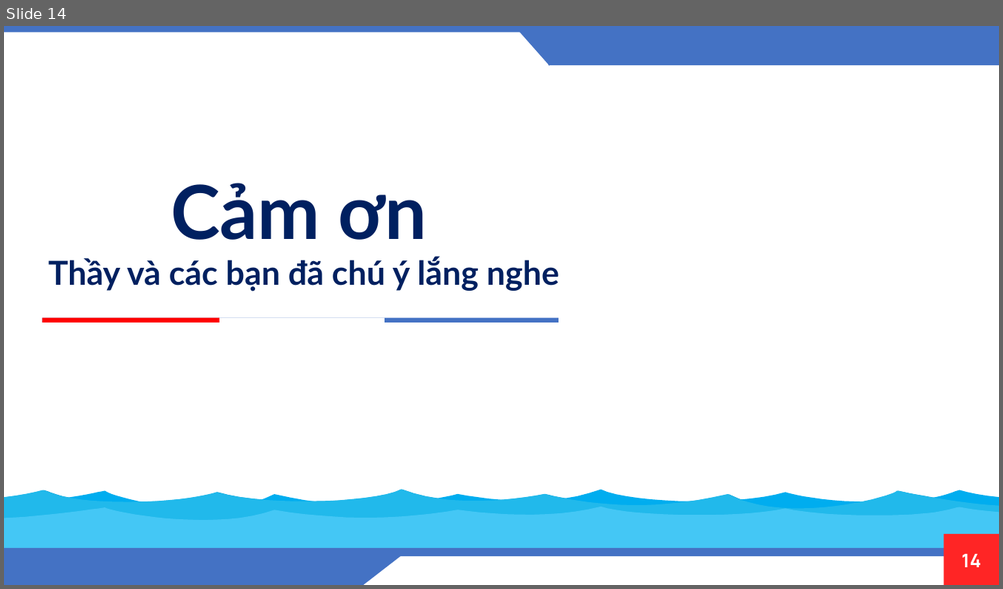
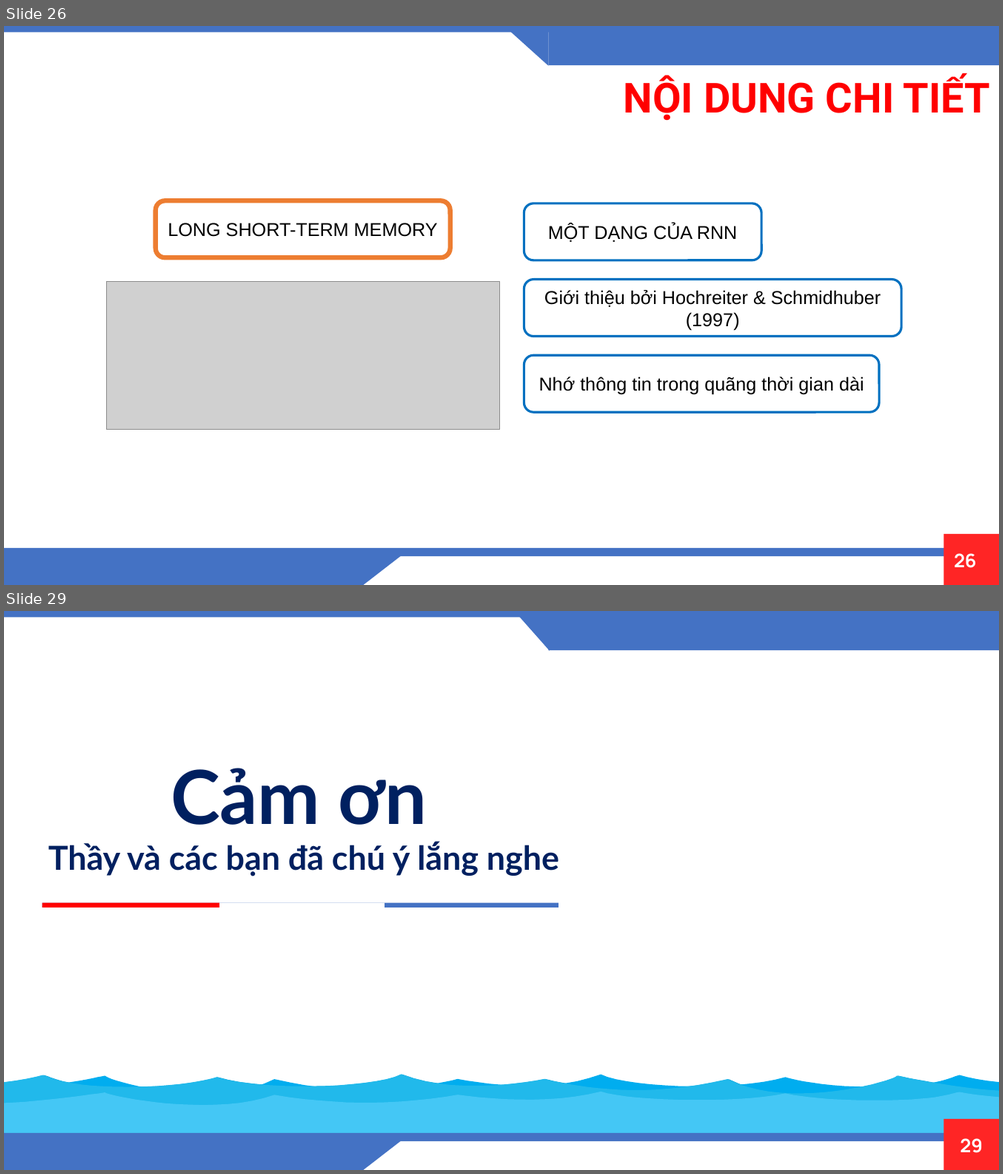
Before and after one commit to OrangeFoxie/DO-AN-TONG-HOP, a slide deck: PowerPoint/slide/DATH-01.pptx. Shown one above the other, each under a label of ours: slide 14 before the commit, slides 26 and 29 after it; the slides between them are not shown. The pictures are 1003x589 and 1003x1174 pixels, drawn with LibreOffice and Linux fonts; fonts in the diff are those of the drawing; grey boxes stand for pictures; background and template pictures are left out. Boxes give left, top, right and bottom in pixels: in the first picture for what was removed or moved away, otherwise in the second. Text is boxed around its words. In the diff, an @@ line names an element or a change of style, - is before the commit and + after.

```diff
--- a/PowerPoint/slide/DATH-01.pptx
+++ b/PowerPoint/slide/DATH-01.pptx
@@ slide 26 added at (4,26,999,585), background #FFFFFF; not listed: 6 template elements that a slide beside it also shows @@
@@ right triangle added at (509,30,549,66), fill #4472C4 @@
@@ text added at (623,75,990,121), 40 pt, text #FF0000, bold @@
+NỘI DUNG CHI TIẾT
@@ rounded rectangle added at (156,201,450,258), fill #FFFFFF, outline #ED7D31 4.5 pt, 18 pt, text #000000 @@
+LONG SHORT-TERM MEMORY
@@ rounded rectangle added at (524,204,761,261), fill #FFFFFF, outline #0070C0 2.25 pt, 18 pt, text #000000 @@
+MỘT DẠNG CỦA RNN
@@ picture added at (106,281,499,429) @@
@@ rounded rectangle added at (524,280,902,336), fill #FFFFFF, outline #0070C0 2.25 pt, 18 pt, text #000000 @@
+Giới thiệu bởi Hochreiter & Schmidhuber (1997)
@@ rounded rectangle added at (524,356,879,412), fill #FFFFFF, outline #0070C0 2.25 pt, 18 pt, text #000000 @@
+Nhớ thông tin trong quãng thời gian dài
@@ page number added at (953,554,976,568), 18 pt, text #FFFFFF, bold @@
+26
@@ what was slide 14 is now slide 29 @@
@@ page number at (959,1139,982,1153): text changed @@
-14
+29
```
Also in this commit, not shown: 11 slides changed, 14 other slides added, 14 other files.
